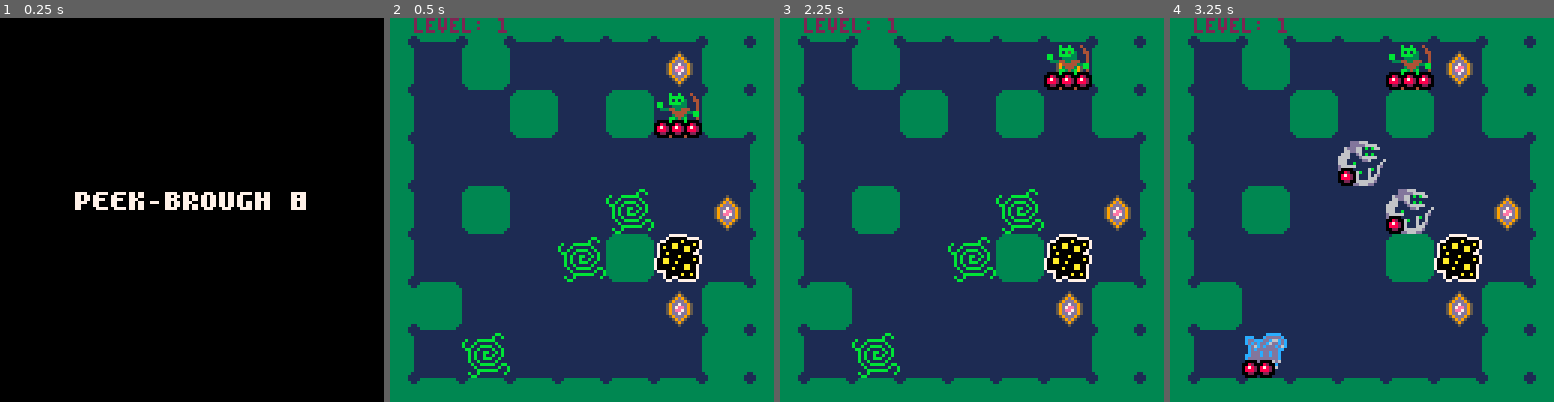
Above: before the commit, frames 1-4 (left to right).
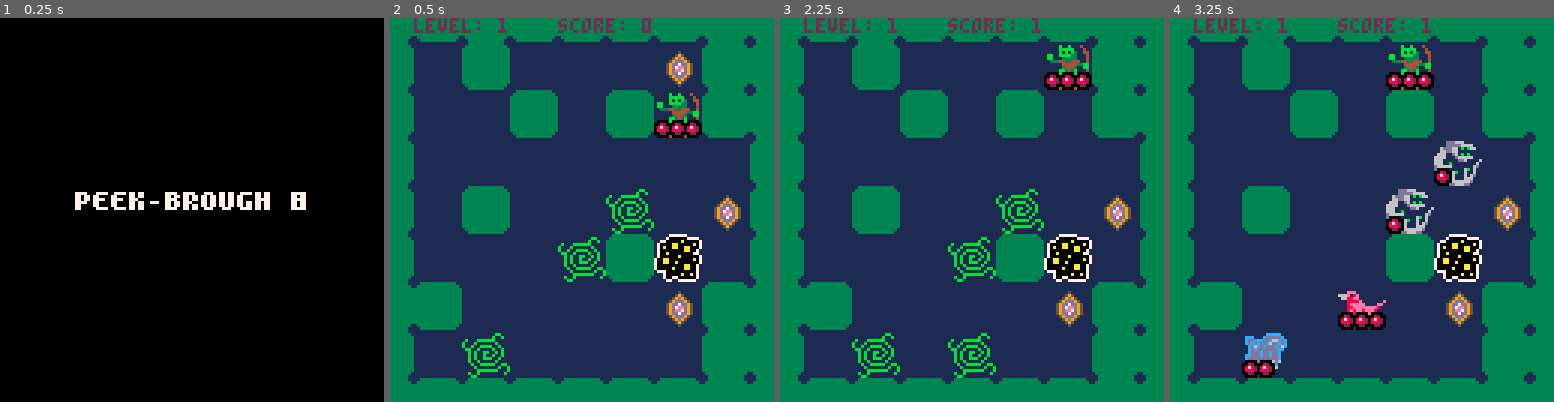
Above: after the commit, the same moments.

Repository: Ryan1729/broughlike-tutorial-ports
Game: PICO-8 cartridge pico8/broughlike-tutorial.p8
Two runs of this game, one before a commit and one after it. Both use one fixed random seed, a clock stepped at 60 frames per second and the inputs below.
Inputs:
- Up to frame 1 (0.25 s): no input
- Up to frame 2 (0.5 s): tap X (X key) at 0.33 s
- Up to frame 3 (2.25 s): tap O (Z key) at 0.7, 1.7, 2.1 s; tap X (X key) at 1.07, 1.85 s; hold Right 1.6-2.1 s; hold Up from 2.15 s (still down)
- Up to frame 4 (3.25 s): release Up at 2.42 s; hold Right 2.47-3.03 s; tap O (Z key) at 2.5, 2.9 s; tap X (X key) at 2.97 s; hold Left from 3.08 s (still down)

Frame 1 is identical in both runs. In frame 2, 0.4% of the frame differs, in the area x 43-68%, y 0-4%; in frame 3, 0.8%; in frame 4, 3.2%, in the area x 43-82%, y 0-82%.

Commit message:
count and show score

Diff:
--- a/pico8/broughlike-tutorial.p8
+++ b/pico8/broughlike-tutorial.p8
@@ -41,6 +41,7 @@
 
 function start_game()
     level = 1
+    score = 0
     start_level(starting_hp)
 
     game_state = "running"
@@ -212,7 +213,11 @@
 end
 
 function floor:step_on(monster)
-  --TODO: complete
+    if(monster.is_player and self.treasure) then
+        score += 1
+        self.treasure = false
+        spawn_monster()
+    end
 end
 
 wall = tile:new()
@@ -614,6 +619,7 @@
         player:draw()
 
         print("level: "..level, 8, 0, 2)
+        print("score: "..score, 56, 0, 2)
     end
 end
 
